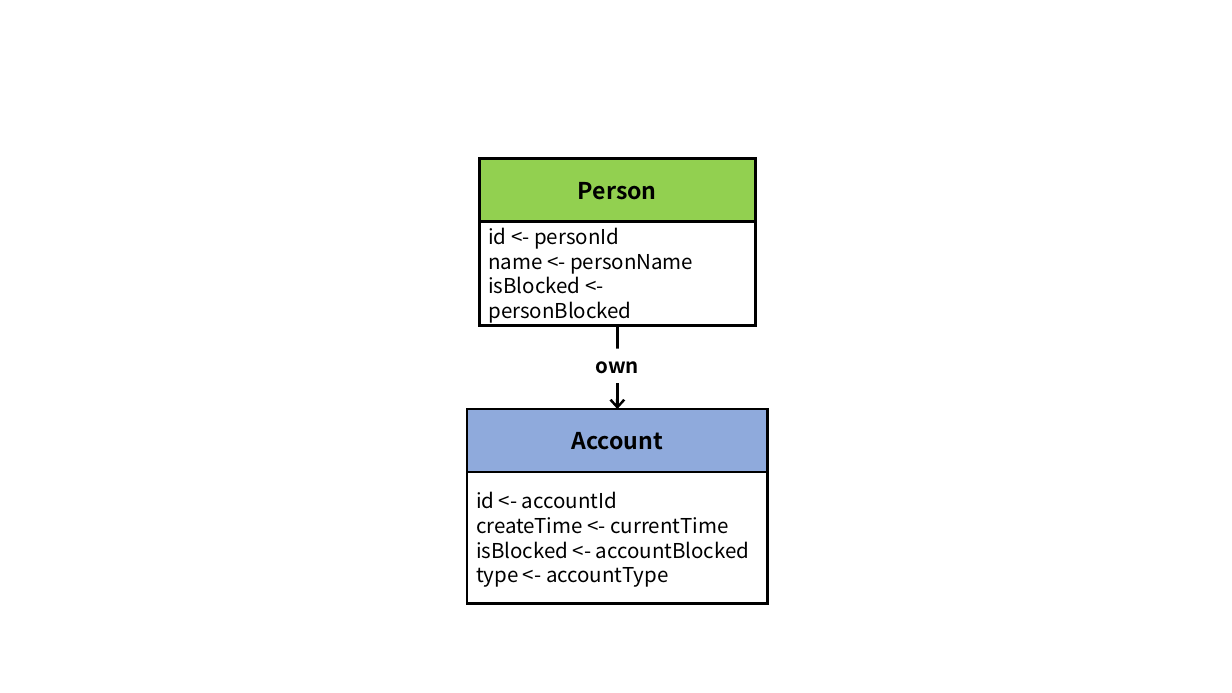
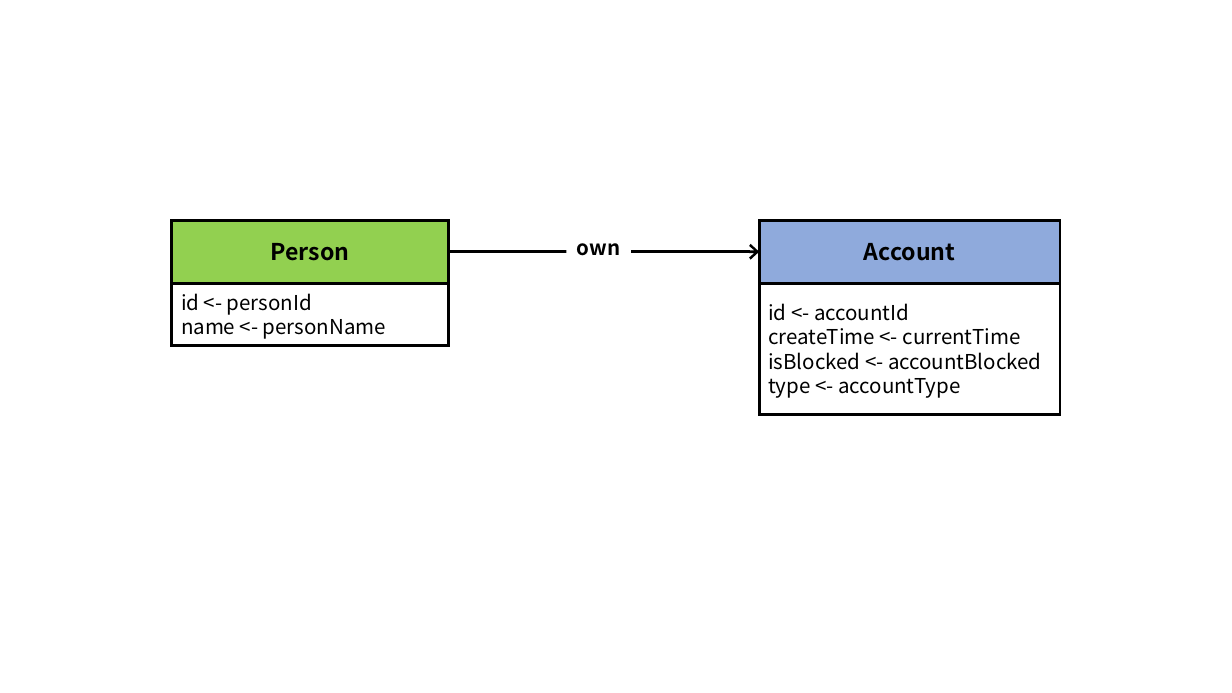
Before and after one commit to ldbc/ldbc_finbench_docs, a slide deck: slide 1 of patterns/transaction-write.pptx. Drawn at 1232x693 pixels with LibreOffice and Linux fonts; fonts in the diff are those of the drawing. Boxes give left, top, right and bottom in pixels: in the first picture for what was removed or moved away, otherwise in the second. Text is boxed around its words. In the diff, an @@ line names an element or a change of style, - is before the commit and + after.

Commit message:
remove isBlocked from Person and Company

```diff
--- a/patterns/transaction-write.pptx
+++ b/patterns/transaction-write.pptx
@@ rectangle "Person": place and size @@
-rectangle "Person" at <box>480,159,756,222</box>
+rectangle "Person" at <box>172,220,448,283</box>
@@ text "own": place and size @@
-text "own" at <box>596,361,639,374</box>
+text "own" at <box>577,243,620,256</box>
@@ rectangle "Account": place and size @@
-rectangle "Account" at <box>467,409,768,472</box>
+rectangle "Account" at <box>760,220,1061,283</box>
@@ arrow moved from (617, 409) - (617, 325) to (760, 251) - (448, 251) @@
@@ rectangle "id <- personId": place and size @@
-rectangle "id <- personId" at <box>480,222,756,325</box>
+rectangle "id <- personId" at <box>172,283,448,346</box>
@@ text in rectangle at <box>488,273,631,323</box>: paragraph removed @@
-isBlocked <- personBlocked
@@ rectangle "id <- accountId": place and size @@
-rectangle "id <- accountId" at <box>467,472,768,604</box>
+rectangle "id <- accountId" at <box>760,284,1061,415</box>
```
Also in this commit, not shown: 1 other slide changed, 15 other files.
